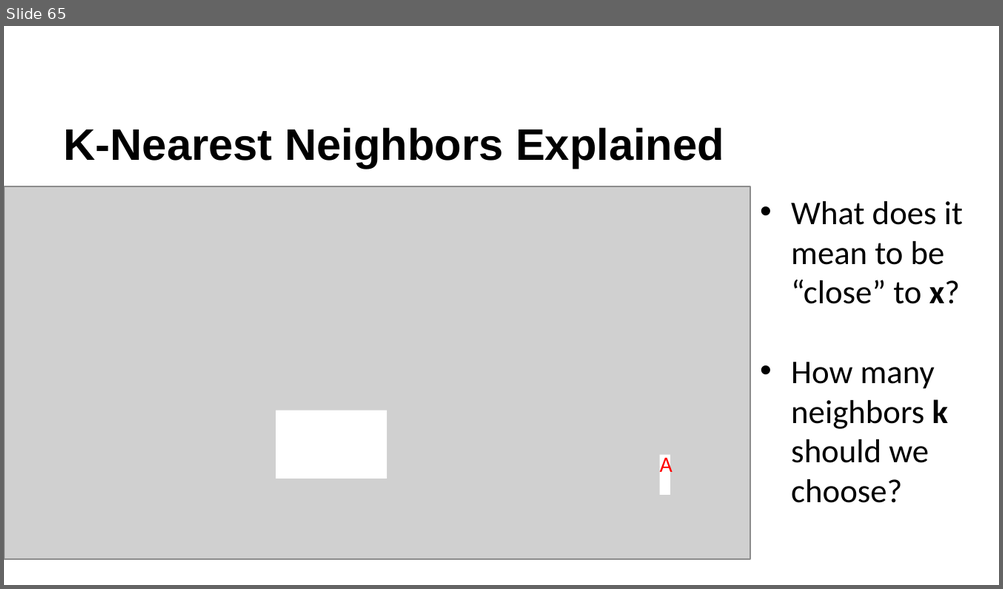
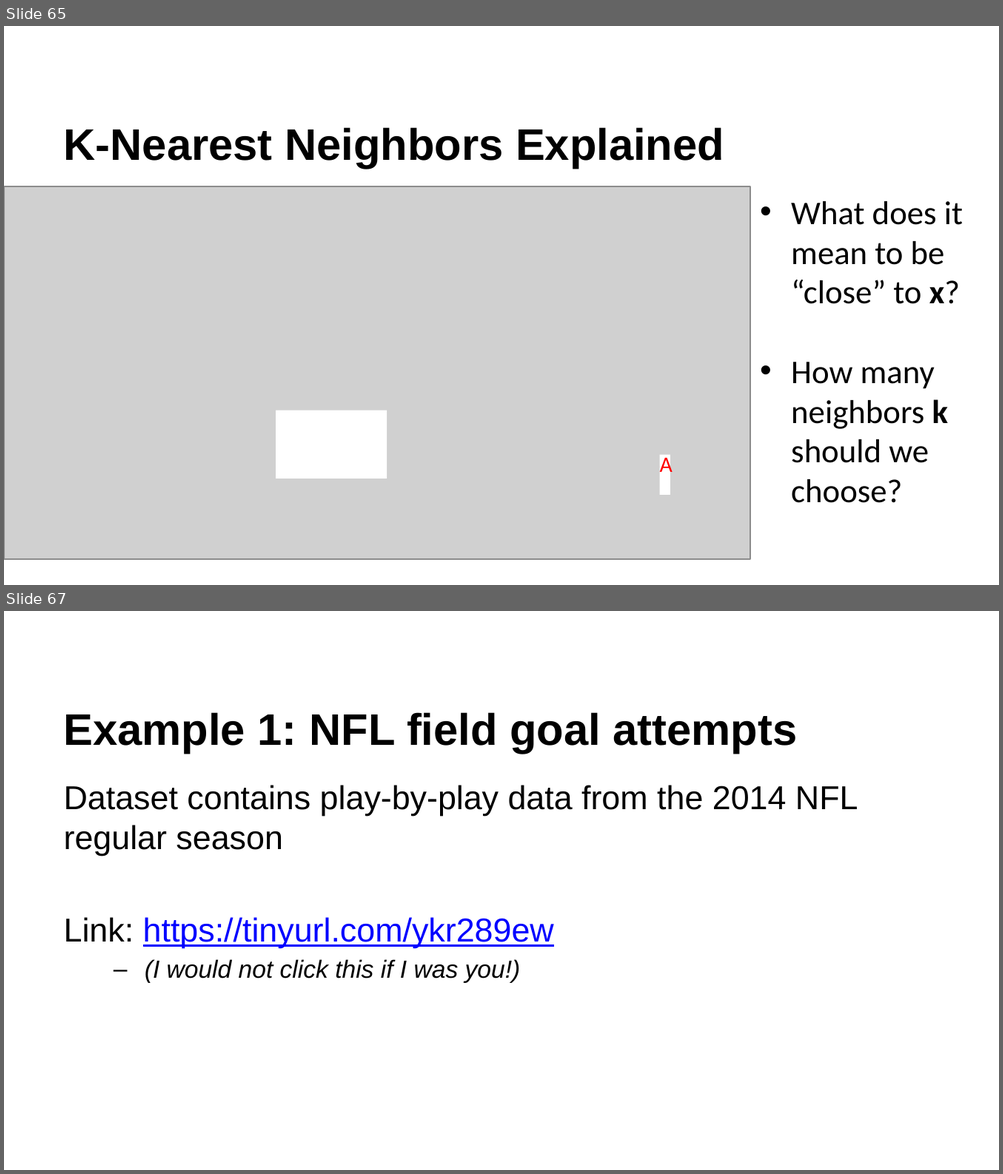
Before and after one commit to krisawilson/knn-workshop-spr25, a slide deck: k-nearest-neighbors.pptx. Shown one above the other, each under a label of ours: slide 65 before the commit, slides 65 and 67 after it; the slides between them are not shown. The pictures are 1003x589 and 1003x1174 pixels, drawn with LibreOffice and Linux fonts; fonts in the diff are those of the drawing; grey boxes stand for pictures; background and template pictures are left out. Boxes give left, top, right and bottom in pixels: in the first picture for what was removed or moved away, otherwise in the second. Text is boxed around its words. In the diff, an @@ line names an element or a change of style, - is before the commit and + after.

```diff
--- a/k-nearest-neighbors.pptx
+++ b/k-nearest-neighbors.pptx
@@ slide 67 added at bbox=[4, 611, 999, 1170], background #FFFFFF @@
@@ title added at bbox=[64, 712, 797, 754], 32 pt, text #000000, bold @@
+Example 1: NFL field goal attempts
@@ text added at bbox=[64, 785, 858, 983], 24 pt, text #000000 @@
+Dataset contains play-by-play data from the 2014 NFL regular season
+Link: https://tinyurl.com/ykr289ew
+  – (I would not click this if I was you!)
```
Also in this commit, not shown: 2 slides changed, 1 other file.
